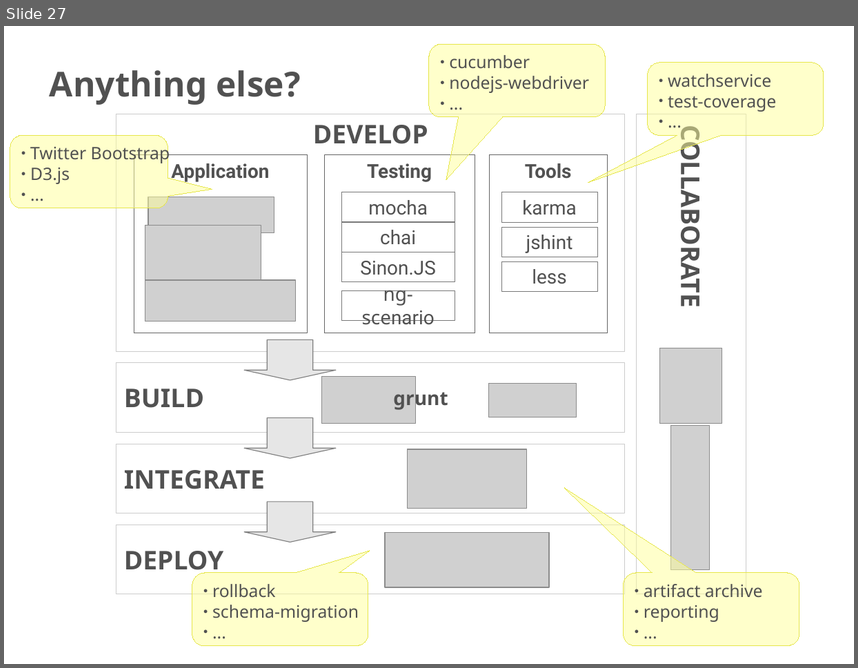
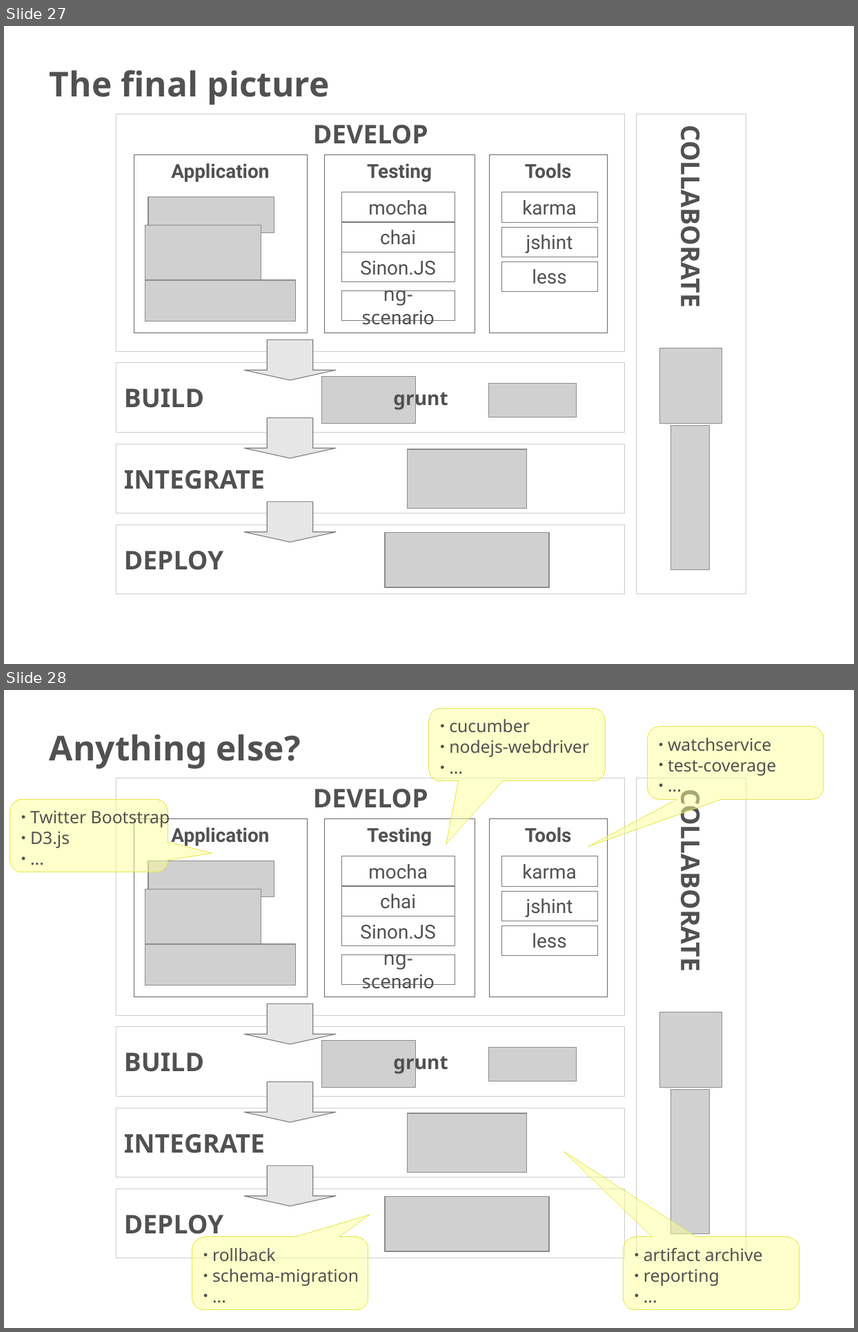
Before and after one commit to codecentric/movie-database-node, a slide deck: frameworks-tools-services-slides/agile-javascript-frameworks-tools-services.odp. Shown one above the other, each under a label of ours: slide 27 before the commit, slides 27 and 28 after it. The pictures are 858x668 and 858x1332 pixels, drawn with LibreOffice and Linux fonts; fonts in the diff are those of the drawing; grey boxes stand for pictures; background and template pictures are left out. Boxes give left, top, right and bottom in pixels: in the first picture for what was removed or moved away, otherwise in the second. Text is boxed around its words. In the diff, an @@ line names an element or a change of style, - is before the commit and + after.

Commit message:
doc(slides): Update frameworks-tools-services slides.

```diff
--- a/frameworks-tools-services-slides/agile-javascript-frameworks-tools-services.odp
+++ b/frameworks-tools-services-slides/agile-javascript-frameworks-tools-services.odp
@@ slide 27 added at <box>4,26,854,664</box>, background #FFFFFF @@
@@ title added at <box>50,70,330,105</box>, 32 pt, text #515151, bold @@
+The final picture
@@ rectangle added at <box>116,114,625,351</box>, fill #FFFFFF, outline #CCCCCC 0.74 pt, 24 pt, text #515151, bold @@
+DEVELOP
@@ rectangle added at <box>637,114,746,594</box>, fill #FFFFFF, outline #CCCCCC 0.74 pt, 24 pt, text #515151, bold @@
+COLLABORATE
@@ rectangle added at <box>134,155,307,333</box>, fill #FFFFFF, outline #666666 0.28 pt, 18 pt, text #515151, bold @@
+Application
@@ rectangle added at <box>325,155,475,333</box>, fill #FFFFFF, outline #666666 0.28 pt, 18 pt, text #515151, bold @@
+Testing
@@ rectangle added at <box>489,155,608,333</box>, fill #FFFFFF, outline #666666 0.28 pt, 18 pt, text #515151, bold @@
+Tools
@@ picture added at <box>148,197,274,233</box> @@
@@ rectangle added at <box>342,192,455,222</box>, outline #797979 0.28 pt, 18 pt, text #515151 @@
+mocha
@@ rectangle added at <box>501,192,597,222</box>, outline #797979 0.28 pt, 18 pt, text #515151 @@
+karma
@@ picture added at <box>145,225,261,288</box> @@
@@ rectangle added at <box>342,222,455,252</box>, outline #797979 0.28 pt, 18 pt, text #515151 @@
+chai
@@ rectangle added at <box>501,227,597,256</box>, outline #797979 0.28 pt, 18 pt, text #515151 @@
+jshint
@@ rectangle added at <box>342,252,455,282</box>, outline #797979 0.28 pt, 18 pt, text #515151 @@
+Sinon.JS
@@ rectangle added at <box>501,261,597,292</box>, outline #797979 0.28 pt, 18 pt, text #515151 @@
+less
@@ picture added at <box>145,280,296,321</box> @@
@@ rectangle added at <box>342,290,455,321</box>, outline #797979 0.28 pt, 18 pt, text #515151 @@
+ng-scenario
@@ down arrow added at <box>245,340,337,380</box>, fill #E6E6E6, outline #808080 0.74 pt @@
@@ picture added at <box>660,348,722,423</box> @@
@@ rectangle added at <box>116,362,625,432</box>, fill #FFFFFF, outline #CCCCCC 0.74 pt, 24 pt, text #515151, bold @@
+BUILD
@@ picture added at <box>322,377,416,423</box> @@
@@ text added at <box>393,387,448,410</box>, 18 pt, text #515151, bold @@
+grunt
@@ picture added at <box>489,383,577,417</box> @@
@@ down arrow added at <box>245,418,337,458</box>, fill #E6E6E6, outline #808080 0.74 pt @@
@@ picture added at <box>671,426,710,570</box> @@
@@ rectangle added at <box>116,443,625,512</box>, fill #FFFFFF, outline #CCCCCC 0.74 pt, 24 pt, text #515151, bold @@
+INTEGRATE
@@ picture added at <box>408,449,526,508</box> @@
@@ down arrow added at <box>245,501,337,541</box>, fill #E6E6E6, outline #808080 0.74 pt @@
@@ rectangle added at <box>116,524,625,594</box>, fill #FFFFFF, outline #CCCCCC 0.74 pt, 24 pt, text #515151, bold @@
+DEPLOY
@@ picture added at <box>385,532,549,587</box> @@
@@ what was slide 27 is now slide 28 @@
```
Also in this commit, not shown: 10 slides changed, 1 other file.
